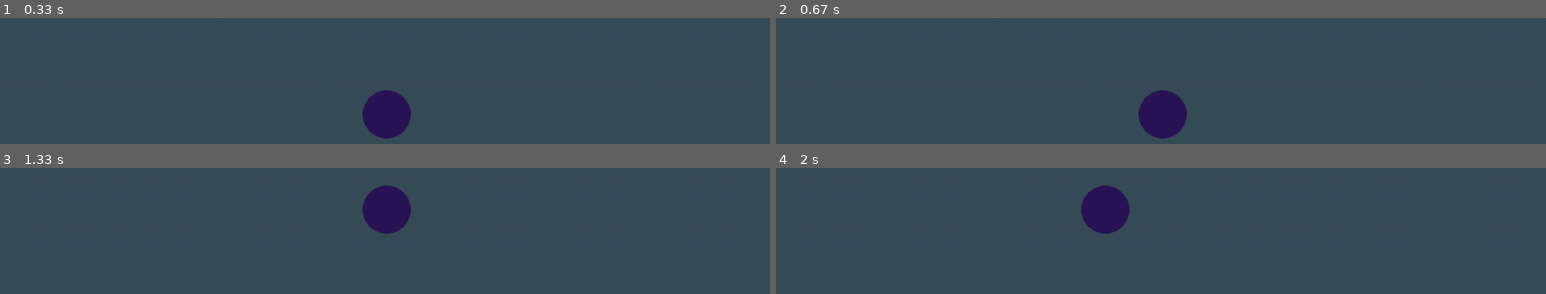
Above: before the commit, frames 1-4 (two rows, left to right).
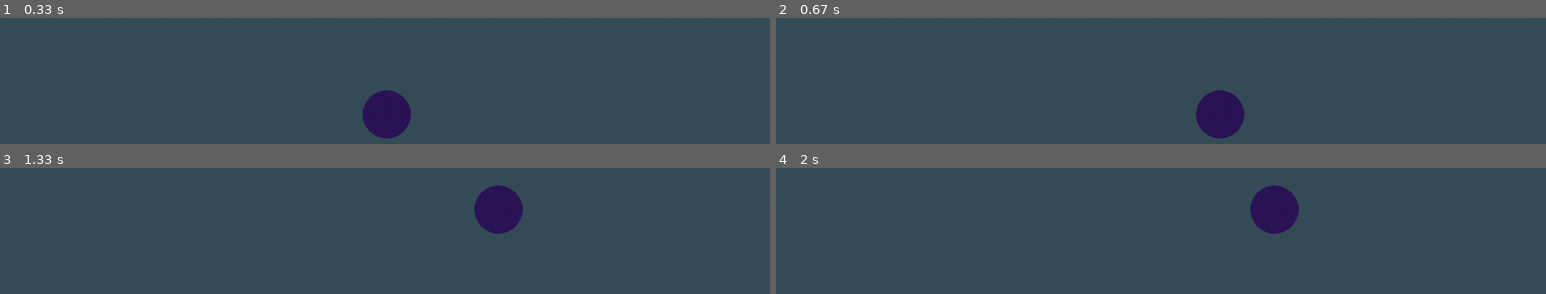
Above: after the commit, the same moments.

Repository: nengkya/flask
Game: pygame game, started from pygame2.py
Two runs of this game, one before a commit and one after it. Both use one fixed random seed, a clock stepped at 60 frames per second and the inputs below.
Inputs:
- Up to frame 1 (0.33 s): no input
- Up to frame 2 (0.67 s): hold D from 0.33 s (still down)
- Up to frame 3 (1.33 s): release D at 0.8 s; hold W 0.83-1.13 s; hold D from 1.17 s (still down)
- Up to frame 4 (2 s): release D at 1.63 s; hold A from 1.67 s (still down)

Frame 1 is identical in both runs. In frame 2, 3.8% of the frame differs, in the area x 47-61%, y 57-96%; in frame 3, 3.8%; in frame 4, 3.8%.

Commit message:
#delta_time must under while. If not, the frame is too quick.

Diff:
--- a/pygame2.py
+++ b/pygame2.py
@@ -4,7 +4,6 @@
 clock = pygame.time.Clock()
 running = True
 player_position = pygame.Vector2(display.get_width() / 2, display.get_height() / 2)
-delta_time = 0
 
 while running:
     for event in pygame.event.get(): #must, so can get quit without Ctrl-C
@@ -32,6 +31,12 @@
             player_position.x = display.get_width()
         player_position.x -= 300 * delta_time
 
+    if key[pygame.K_d]:
+        if player_position.x > display.get_width():
+            player_position.x = 0
+        player_position.x += 300 * delta_time
+
     pygame.display.flip()
 
+    #must under while. If not, the frame is too quick.
     delta_time = clock.tick(60) / 1000
